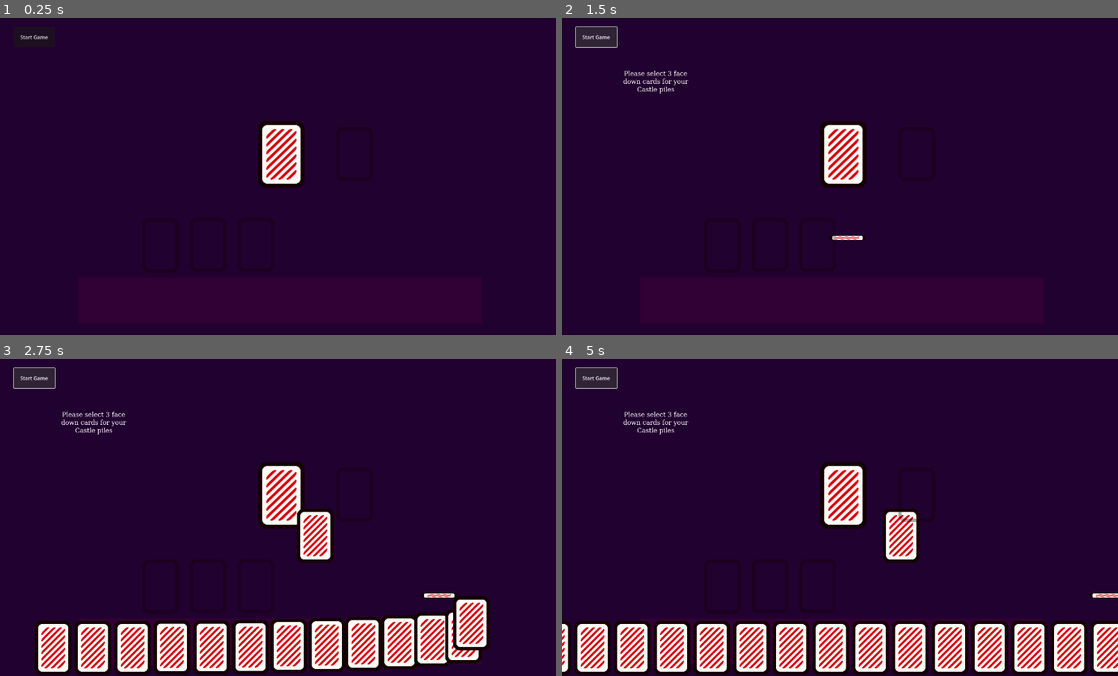
Above: before the commit, frames 1-4 (two rows, left to right).
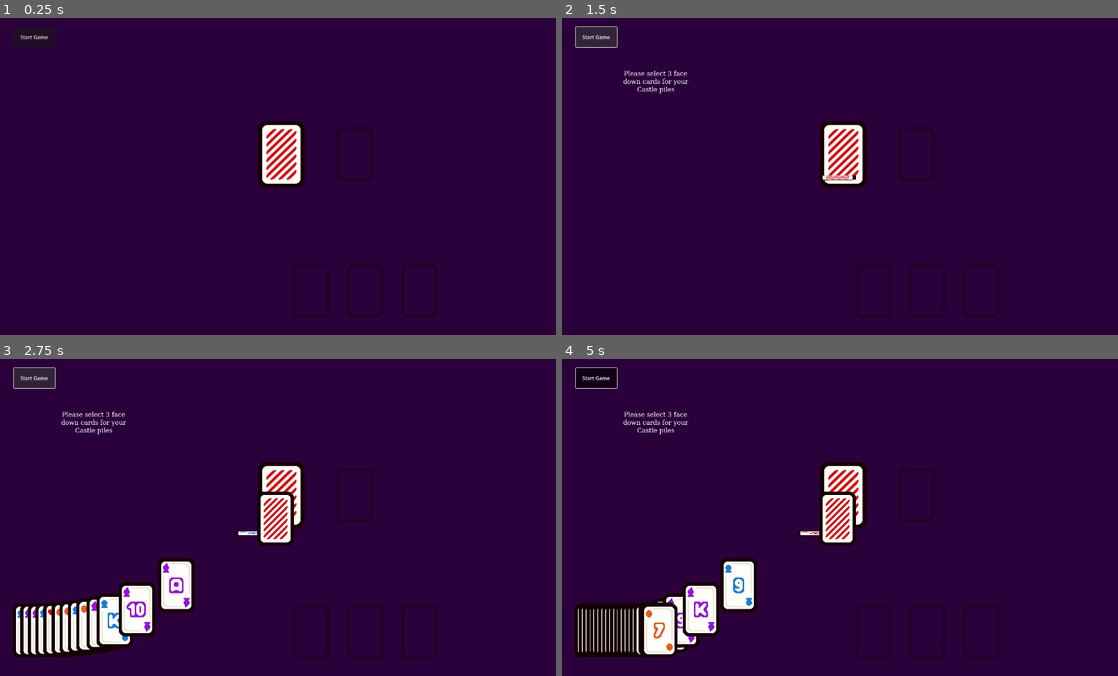
Above: after the commit, the same moments.

Repository: boots0/castles
Game: Godot game, scene res://main.tscn
Two runs of this game, one before a commit and one after it. Both use one fixed random seed, a clock stepped at 60 frames per second and the inputs below.
Inputs (mouse positions are in pixels of both pictures, inside the frame that each line leads up to):
- Up to frame 1 (0.25 s): no input
- Up to frame 2 (1.5 s): click (845, 154) at 0.5 s; click "Start Game" at 1.25 s
- Up to frame 3 (2.75 s): click "Start Game" at 2 s
- Up to frame 4 (5 s): click (845, 495) at 2.75 s; click (845, 495) at 3.5 s; click "Start Game" at 4.25 s

The runs differ from the first frame. In frame 1, 0.8% of the frame differs, in the area x 25-50%, y 63-81%; in frame 2, 1.0%; in frame 3, 19%; in frame 4, 21%, in the area x 0-100%, y 2-100%.

Commit message:
Refactor prep for adding multiple player hands

Diff:
--- a/Scenes/card/card_states/card.tscn
+++ b/Scenes/card/card_states/card.tscn
@@ -125,19 +125,19 @@
 "times": PackedFloat32Array(0, 0.1),
 "transitions": PackedFloat32Array(1, 1),
 "update": 1,
-"values": [false, false]
-}
-tracks/1/type = "value"
-tracks/1/imported = false
-tracks/1/enabled = true
-tracks/1/path = NodePath("CardBack:visible")
-tracks/1/interp = 1
-tracks/1/loop_wrap = true
-tracks/1/keys = {
-"times": PackedFloat32Array(0, 0.1),
-"transitions": PackedFloat32Array(1, 1),
-"update": 1,
-"values": [true, true]
+"values": [false, true]
+}
+tracks/1/type = "value"
+tracks/1/imported = false
+tracks/1/enabled = true
+tracks/1/path = NodePath("CardBack:visible")
+tracks/1/interp = 1
+tracks/1/loop_wrap = true
+tracks/1/keys = {
+"times": PackedFloat32Array(0, 0.1),
+"transitions": PackedFloat32Array(1, 1),
+"update": 1,
+"values": [true, false]
 }
 tracks/2/type = "value"
 tracks/2/imported = false
--- a/Scenes/card/card_states/card_dragging_state.gd
+++ b/Scenes/card/card_states/card_dragging_state.gd
@@ -3,10 +3,7 @@
 
 func enter() -> void:
 	print("Entered Dragging State")
-	#var ui_layer := get_tree().get_first_node_in_group("ui_layer")
-	#if ui_layer:
-		## card picked up by player and dragging, put it in ui_layer
-		#card.reparent_requested.emit(card, card.Destination.UI_LAYER)
+	card.z_index = 1
 
 func on_input(event: InputEvent) -> void:
 	var mouse_motion := event is InputEventMouseMotion
--- a/Scenes/card_pile.tscn
+++ b/Scenes/card_pile.tscn
@@ -13,8 +13,11 @@
 scale = Vector2(0.8, 0.8)
 script = ExtResource("1_d3tns")
 
+[node name="Cards" type="Node2D" parent="."]
+
 [node name="Sprite2D" type="Sprite2D" parent="."]
 modulate = Color(1, 1, 1, 0.333333)
+z_index = -2
 texture = ExtResource("1_kh8vd")
 region_enabled = true
 region_rect = Rect2(1400, 0, 100, 144)
--- a/Scenes/castle_pile.tscn
+++ b/Scenes/castle_pile.tscn
@@ -9,8 +9,11 @@
 [node name="CastlePile" type="Node2D"]
 script = ExtResource("1_qvvir")
 
+[node name="Cards" type="Node2D" parent="."]
+
 [node name="Sprite2D" type="Sprite2D" parent="."]
 modulate = Color(1, 1, 1, 0.333333)
+z_index = -2
 texture = ExtResource("2_eatg6")
 region_enabled = true
 region_rect = Rect2(1400, 0, 100, 144)
--- a/Scenes/player_hand.tscn
+++ b/Scenes/player_hand.tscn
@@ -20,8 +20,23 @@
 
 [node name="PlayerHand" type="Control"]
 layout_mode = 3
-anchors_preset = 0
+anchor_right = 0.466
+anchor_bottom = 0.185
+pivot_offset = Vector2(325, 75)
 script = ExtResource("1_h1ipf")
 hand_spread_curve = SubResource("Curve_wqjjs")
 hand_height_curve = SubResource("Curve_n5lle")
 hand_rotation_curve = SubResource("Curve_dtxbe")
+
+[node name="Cards" type="Node2D" parent="."]
+position = Vector2(325, 75)
+
+[node name="ColorRect" type="ColorRect" parent="."]
+layout_mode = 1
+anchors_preset = -1
+anchor_right = 0.996
+anchor_bottom = 1.0
+offset_right = 0.209595
+offset_bottom = 2.0
+pivot_offset = Vector2(325, 75)
+color = Color(0.251103, 0.0425585, 0.291214, 1)
--- a/Scenes/ui/player_hand.gd
+++ b/Scenes/ui/player_hand.gd
@@ -3,9 +3,10 @@
 
 signal card_removed(hand_count: int)
 
+const HAND_WIDTH: float  = 100
+const HAND_BUFFER: float = 100
 # exported variables
 @export var card_width: float = 100.0
-@export var hand_y_position: float = 659
 @export var default_card_move_speed: float = 0.25
 
 @export var max_stack_size : int = -1
@@ -16,46 +17,62 @@
 @export var hand_height_curve : Curve
 @export var hand_rotation_curve : Curve
 
+@onready var cards_node: Node2D = $Cards
+@onready var color_rect: ColorRect = $ColorRect
+
 
 var hand = [] # holds cards for the player's hand
-var center_screen_x  # holds the centerpoint of the screen
+var hand_position
 
 # Called when the node enters the scene tree for the first time.
 func _ready() -> void:
-	# set position of the hand at center screen
-	var viewport_size = get_viewport().get_visible_rect().size
-	center_screen_x = viewport_size.x / 2
-	position = Vector2(center_screen_x, hand_y_position)
+	hand_position = global_position
+	## set position of the hand at center screen
+	#var viewport_size = get_viewport().get_visible_rect().size
+	#hand_midpoint = viewport_size.x / 2
+	#position = Vector2(center_screen_x, self.position.y)
 
 
 # === CARD HANDLING ===
 # phase is 0 (game start) or 1 (game ongoing)
 func add_card_to_hand(card: Card, speed: float = default_card_move_speed) -> void:
 		if card not in hand:
+			print("=== Adding ", card.name, " ===")
 			# card isn't in hand, put it there
 			hand.append(card)
 			update_hand_positions(default_card_move_speed)
+			card.reparent(cards_node)
 		else:
 			update_hand_positions(default_card_move_speed)
+			card.reparent(cards_node)
 
 func remove_card_from_hand(card: Card) -> void:
-	if card in hand:
+	if card in cards_node.get_children():
 		# card is in player hand. erase card and update hand positions
 		hand.erase(card)
 		update_hand_positions()
 		emit_signal("card_removed", hand.size())
 
 func update_hand_positions(speed: float = default_card_move_speed) -> void:
-	for i in range(hand.size()):
-		# get new card position based on index
-		var new_position = Vector2(calculate_card_position(i), hand_y_position)
-		animate_card_to_position(hand[i], new_position, speed)
+	#for i in range(hand.size()):
+		## get new card position based on index
+		#var new_position = Vector2(calculate_card_position(i), self.position.y)
+		#animate_card_to_position(hand[i], new_position, speed)
+	for card in cards_node.get_children():
+		var hand_ratio = 0.5 # for first card in hand
+		if cards_node.get_child_count() > 1:
+			# more than 1 card in hand
+			hand_ratio = float(card.get_index() / float(cards_node.get_child_count() - 1))
+		print(card.name, " hand_ratio: ", hand_ratio)
+		var destination = hand_position
+		destination.x += HAND_BUFFER + hand_spread_curve.sample_baked(hand_ratio) * HAND_WIDTH
+		print(card.name, " destination: ", destination)
+		animate_card_to_position(card, destination, default_card_move_speed)
 
-
-func calculate_card_position(index: int) -> float:
-	var total_width = (hand.size() - 1) * card_width
-	var x_offset = center_screen_x + index * card_width - total_width / 2
-	return x_offset
+#func calculate_card_position(index: int) -> float:
+	#var total_width = (hand.size() - 1) * card_width
+	#var x_offset = center_screen_x + index * card_width - total_width / 2
+	#return x_offset
 
 func animate_card_to_position(card: Card, new_position: Vector2, speed: float) -> void:
 	# tweens are used for lightweight animations
@@ -66,7 +83,7 @@
 # after player selects 3 face down cards to play, reveal all cards
 func flip_cards():
 	# Loop through children
-	for child in get_children():
+	for child in cards_node.get_children():
 		if child is Card:
 			# child is card, flip it over
 			child.get_node("AnimationPlayer").play("card_turn")
--- a/Scripts/card_pile.gd
+++ b/Scripts/card_pile.gd
@@ -2,6 +2,7 @@
 class_name CardPile
 
 @onready var pile_text = $Label
+@onready var cards_node: Node2D = $Cards
 
 var card_pile = []
 var pile_center
@@ -30,6 +31,9 @@
 		# rotate the card for fun pile stacking effect
 		card.pivot_offset = card.card_size / 2
 		card.rotation_degrees = randf_range(-15, 15)
+		card.z_index = -1
+		card.reparent(cards_node)
+
 
 		# disable card from being clicked
 		card.set_playable(false)
@@ -43,6 +47,8 @@
 		# rotate the card for fun pile stacking effect
 		card.pivot_offset = card.card_size / 2
 		card.rotation_degrees = randf_range(-20, 20)
+		card.z_index = -1
+		card.reparent(cards_node)
 
 		# disable clicking
 		card.set_playable(false)
--- a/Scripts/castle_pile.gd
+++ b/Scripts/castle_pile.gd
@@ -2,6 +2,8 @@
 class_name CastlePile
 
 enum Status { EMPTY, HALF, FULL }
+
+@onready var cards_node: Node2D = $Cards
 
 var castle_pile = []
 var pile_center
@@ -16,6 +18,8 @@
 	if current_status == Status.EMPTY:
 		# this is the first card, center the card on top of the pile
 		card.global_position = pile_center - (card.card_size / 2)
+		card.z_index = -1
+		card.reparent(cards_node)
 		castle_pile.append(card)
 		current_status = Status.HALF
 		# disable clicking
@@ -23,6 +27,8 @@
 	elif current_status == Status.HALF:
 		# second card played
 		card.global_position = pile_center - (card.card_size / 2) + right_offset
+		card.z_index = -1
+		card.reparent(cards_node)
 		castle_pile.append(card)
 		current_status = Status.FULL
 		# disable clicking
--- a/Scripts/deck.gd
+++ b/Scripts/deck.gd
@@ -39,5 +39,6 @@
 
 	#new_card.position = self.position # spawn at deck
 	new_card.name = card_drawn.suit + " " + card_drawn.rank
+	#new_card.position = self.global_position
 
 	return new_card
--- a/Scripts/game_state_controller.gd
+++ b/Scripts/game_state_controller.gd
@@ -1,9 +1,10 @@
-extends Node2D
+extends Control
+
+signal trigger_phase_check()
+signal request_phase_change(from: Game.GamePhase, to: Game.GamePhase)
 
 const PLAYER_HAND_SIZE = 9
 const DECK_POSITION = Vector2(697, 405)
-
-enum GamePhase { SETUP, PLAY, END }
 
 @onready var player_hand: Node = $PlayerUI/PlayerHand
 @onready var piles: Node2D = $PlayerUI/Piles
@@ -12,15 +13,17 @@
 @onready var game_text: Node = $GameText
 @onready var player_ui = $PlayerUI
 
-var current_phase: GamePhase = GamePhase.SETUP
 var held_card: Card
+var current_phase
 
 func _ready() -> void:
 	player_hand.connect("card_removed", _on_game_setup)
+	current_phase = emit_signal("trigger_phase_check")
 
 # temporary until UI implemented
 func _on_deck_button_down() -> void:
-	if current_phase == GamePhase.PLAY:
+	current_phase = emit_signal("trigger_phase_check")
+	if current_phase == Game.GamePhase.PLAY:
 		var drawn_card = deck_reference.draw_card()
 		# connect card's reparent signal
 		drawn_card.reparent_requested.connect(_on_card_reparent_requested)
@@ -28,8 +31,8 @@
 
 
 func _on_start_game_button_down() -> void:
-		#var current_phase = get_parent().get_phase()
-	if current_phase == GamePhase.SETUP:
+	current_phase = emit_signal("trigger_phase_check")
+	if current_phase == Game.GamePhase.SETUP:
 		update_game_text("Please select 3 face down cards for your Castle piles")
 		for i in range(PLAYER_HAND_SIZE):
 			await get_tree().create_timer(0.1).timeout
@@ -41,19 +44,19 @@
 
 
 func deal_card(card: Card, player = player_ui):
-	card.global_position = DECK_POSITION - (card.card_size / 2)
 	var hand = get_node("PlayerUI/PlayerHand")
-	if current_phase == GamePhase.SETUP:
+	current_phase = emit_signal("trigger_phase_check")
+
+	if current_phase == Game.GamePhase.SETUP:
 		hand.add_child(card)
-		card.reparent(hand)
 		player.add_card(card, "card_flip_start")
-	if current_phase == GamePhase.PLAY:
+	if current_phase == Game.GamePhase.PLAY:
 		hand.add_child(card)
-		card.reparent(hand)
 		player.add_card(card, "card_flip")
 
 func _on_card_reparent_requested(card: Card, destination: Card.Destination) -> void:
 	# card has signaled to be reparented
+	current_phase = emit_signal("trigger_phase_check")
 
 
 	if destination == card.Destination.HAND:
@@ -69,7 +72,7 @@
 		if target_pile is CardPile:
 			print("Adding card to shared card pile")
 			# card has been played on shared CardPile, check phase
-			if current_phase == GamePhase.PLAY:
+			if current_phase == Game.GamePhase.PLAY:
 				# game is in PLAY, put card on pile
 				# check if card can be played (pile function)
 				var card_can_be_played = pile_reference.check_card(card)
@@ -81,7 +84,7 @@
 					print("card cant be played")
 					player_hand.update_hand_positions()
 					return
-			elif current_phase == GamePhase.SETUP:
+			elif current_phase == Game.GamePhase.SETUP:
 				print("Card not allowed, we are in SETUP")
 				# game is in SETUP, cannot play on CardPile, send to hand
 				card.reparent(player_hand)
@@ -93,7 +96,7 @@
 		else:
 			# card was played on CastlePile
 
-			if current_phase == GamePhase.SETUP:
+			if current_phase == Game.GamePhase.SETUP:
 				# game is in SETUP, check CastlePile status
 				var status = target_pile.get_pile_status()
 
@@ -120,7 +123,7 @@
 					# check if this was the last pile
 					var full_pile_count = count_full_piles(pile_statuses)
 					if full_pile_count == 2:
-						set_game_phase(GamePhase.PLAY)
+						set_game_phase(Game.GamePhase.PLAY)
 
 				if status == target_pile.Status.FULL:
 					# CastlePile is FULL, send to hand
@@ -158,13 +161,14 @@
 	return count
 
 func _on_game_setup(hand_count: int):
-		if current_phase == GamePhase.SETUP:
+		current_phase = emit_signal("trigger_phase_check")
+		if current_phase == Game.GamePhase.SETUP:
 			if hand_count == 6:
 				player_hand.flip_cards()
 			if hand_count == 3:
 				update_game_text("Game is now in PLAY")
 
-func set_game_phase(phase: GamePhase):
+func set_game_phase(phase: Game.GamePhase):
 	current_phase = phase
 
 func update_game_text(text: String):
--- /dev/null
+++ b/castles.gd
@@ -0,0 +1,21 @@
+extends Control
+class_name Game
+
+enum GamePhase { SETUP, PLAY, END }
+
+@onready var game_state_controller: Control = $GameStateController
+
+var current_phase: GamePhase = GamePhase.SETUP
+
+# Called when the node enters the scene tree for the first time.
+func _ready() -> void:
+	game_state_controller.connect("trigger_phase_check", _on_phase_check)
+	game_state_controller.connect("request_phase_change", _on_phase_change_request)
+
+
+func _on_phase_check() -> GamePhase:
+	return current_phase
+
+func _on_phase_change_request(from, to):
+	#check phase
+	current_phase = to
--- a/main.tscn
+++ b/main.tscn
@@ -1,16 +1,12 @@
 [gd_scene load_steps=10 format=3 uid="uid://dr7e3gliqbqol"]
 
+[ext_resource type="Script" path="res://castles.gd" id="1_leo7m"]
 [ext_resource type="Script" path="res://Scripts/game_state_controller.gd" id="1_lvhgg"]
 [ext_resource type="PackedScene" uid="uid://b17q7jmfxp3yd" path="res://Scenes/deck.tscn" id="1_o1wbk"]
 [ext_resource type="Script" path="res://Scripts/playing_ui.gd" id="2_5sl1f"]
 [ext_resource type="PackedScene" uid="uid://bqp8g4s2u4l2k" path="res://Scenes/card_pile.tscn" id="2_p858k"]
 [ext_resource type="PackedScene" uid="uid://14f8hnghwoy4" path="res://Scenes/player_hand.tscn" id="4_dvg06"]
 [ext_resource type="PackedScene" uid="uid://cv4cbva2nfoe7" path="res://Scenes/castle_pile.tscn" id="5_vwfhj"]
-
-[sub_resource type="Curve" id="Curve_alsi3"]
-min_value = -1.0
-_data = [Vector2(0, 1), 0.0, 0.0, 0, 0, Vector2(1, -1), 0.0, 0.0, 0, 0]
-point_count = 2
 
 [sub_resource type="FontFile" id="FontFile_o8pxp"]
 cache/0/16/0/ascent = 0.0
@@ -22,28 +18,21 @@
 [sub_resource type="LabelSettings" id="LabelSettings_hlwrt"]
 font = SubResource("FontFile_o8pxp")
 
-[node name="Main" type="Node2D"]
-metadata/_edit_horizontal_guides_ = [341.0, 659.0]
-metadata/_edit_vertical_guides_ = [700.0]
+[node name="Castles" type="Control"]
+layout_mode = 3
+anchors_preset = 15
+anchor_right = 1.0
+anchor_bottom = 1.0
+grow_horizontal = 2
+grow_vertical = 2
+script = ExtResource("1_leo7m")
 
-[node name="ColorRect" type="ColorRect" parent="."]
-offset_right = 1937.0
-offset_bottom = 1109.0
-mouse_filter = 2
-color = Color(0.130955, 0.00357984, 0.184621, 1)
-
-[node name="HandBackground" type="ColorRect" parent="."]
-offset_left = 197.0
-offset_top = 655.0
-offset_right = 1213.0
-offset_bottom = 771.0
-mouse_filter = 2
-color = Color(0.194128, 0.0013389, 0.205385, 1)
-
-[node name="GameStateController" type="Node2D" parent="."]
+[node name="GameStateController" type="Control" parent="."]
+anchors_preset = 0
 script = ExtResource("1_lvhgg")
 
 [node name="Deck" parent="GameStateController" instance=ExtResource("1_o1wbk")]
+layout_mode = 0
 offset_left = 660.0
 offset_top = 269.0
 offset_right = 760.0
@@ -55,25 +44,25 @@
 script = ExtResource("2_5sl1f")
 
 [node name="PlayerHand" parent="GameStateController/PlayerUI" instance=ExtResource("4_dvg06")]
-offset_left = 197.0
-offset_top = 655.0
-offset_right = 1213.0
-offset_bottom = 771.0
-x_spread = 60.0
-hand_rotation_curve = SubResource("Curve_alsi3")
+layout_mode = 1
+offset_left = 32.0
+offset_top = 616.0
+offset_right = 32.0
+offset_bottom = 616.0
 
 [node name="Piles" type="Node2D" parent="GameStateController/PlayerUI"]
 
 [node name="CastlePile" parent="GameStateController/PlayerUI/Piles" instance=ExtResource("5_vwfhj")]
-position = Vector2(404, 574)
+position = Vector2(784, 689)
 
 [node name="CastlePile2" parent="GameStateController/PlayerUI/Piles" instance=ExtResource("5_vwfhj")]
-position = Vector2(524, 573)
+position = Vector2(920, 688)
 
 [node name="CastlePile3" parent="GameStateController/PlayerUI/Piles" instance=ExtResource("5_vwfhj")]
-position = Vector2(644, 573)
+position = Vector2(1056, 688)
 
 [node name="GameText" type="Label" parent="GameStateController"]
+layout_mode = 0
 offset_left = 144.0
 offset_top = 133.0
 offset_right = 329.0
@@ -87,6 +76,7 @@
 scale = Vector2(1, 1)
 
 [node name="Start Game" type="Button" parent="."]
+layout_mode = 0
 offset_left = 35.0
 offset_top = 23.0
 offset_right = 164.0
--- a/project.godot
+++ b/project.godot
@@ -40,4 +40,6 @@
 
 [rendering]
 
-renderer/rendering_method="mobile"
+renderer/rendering_method="gl_compatibility"
+renderer/rendering_method.mobile="gl_compatibility"
+environment/defaults/default_clear_color=Color(0.164706, 0.00392157, 0.227451, 1)
